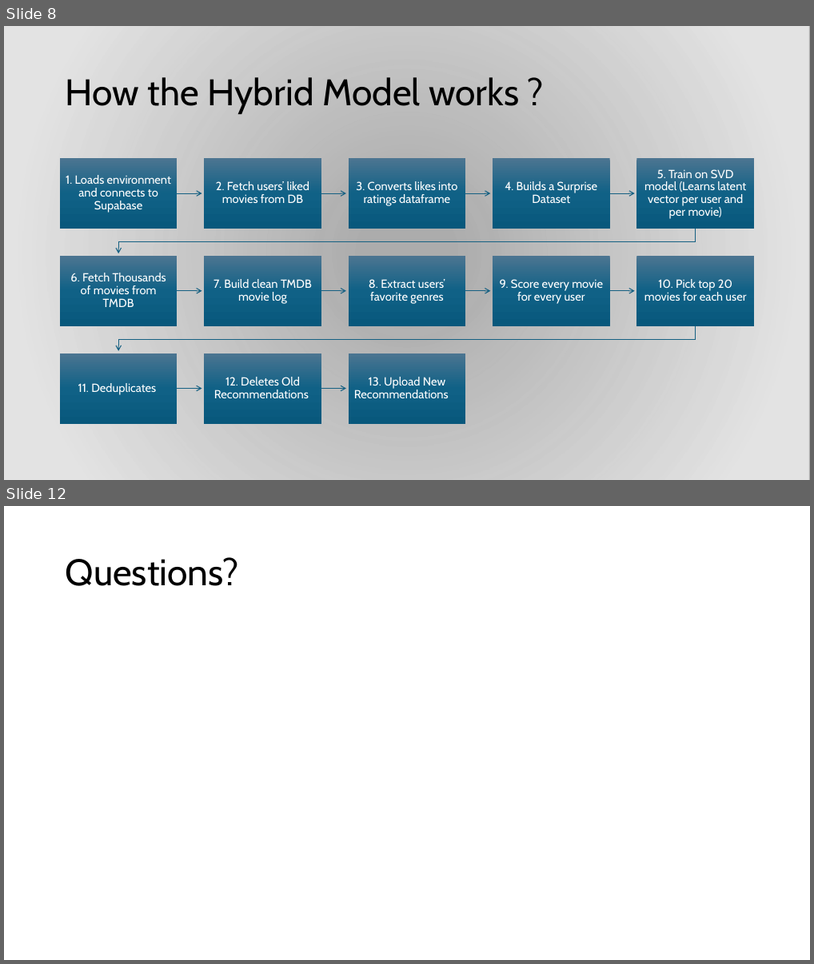
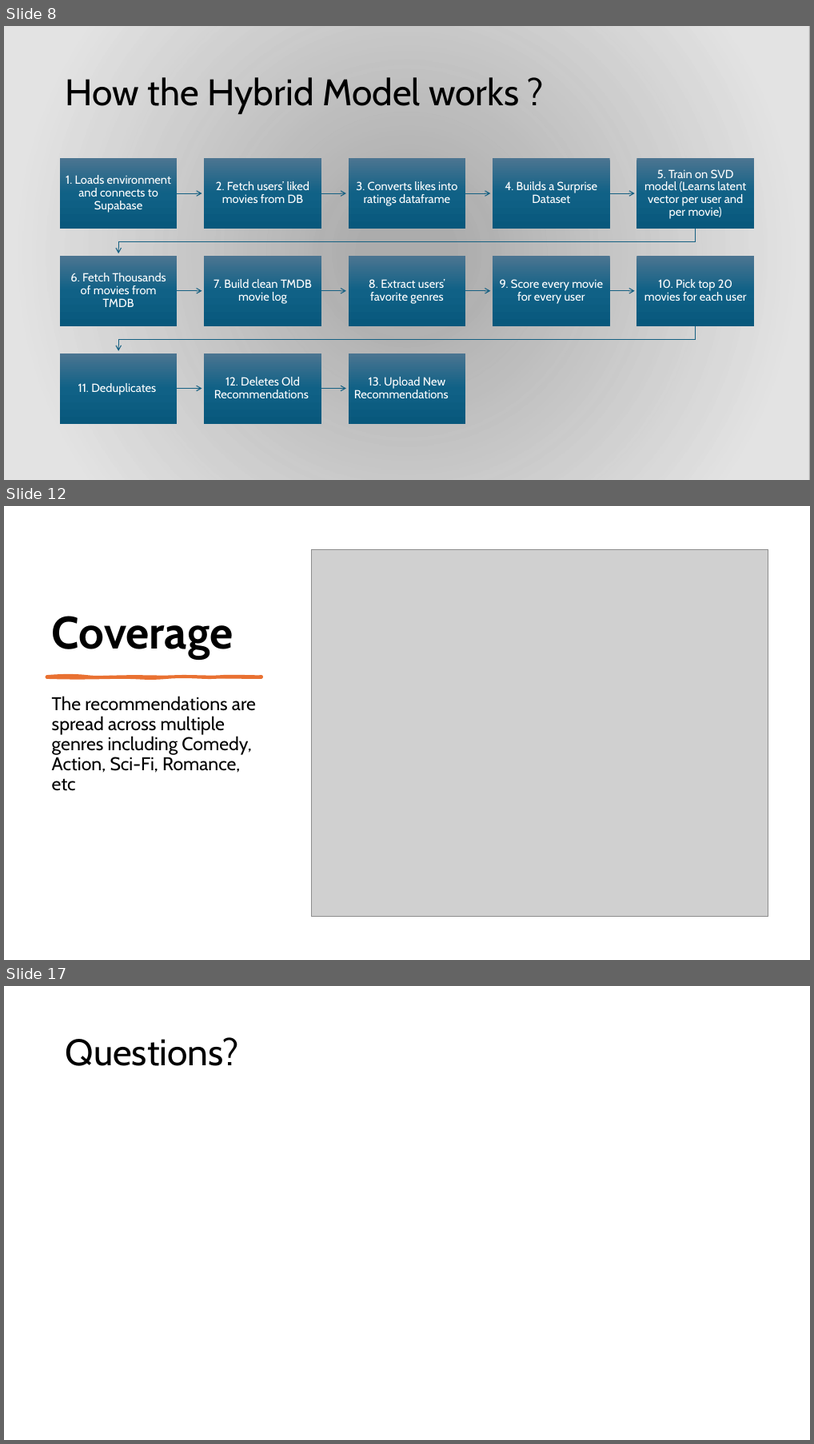
Before and after one commit to RaiiDeNx7/MovieMeter, a slide deck: Documentation/Final Presentation Slides.pptx. Shown one above the other, each under a label of ours: slides 8 and 12 before the commit, slides 8, 12 and 17 after it; the slides between them are not shown. The pictures are 814x964 and 814x1444 pixels, drawn with LibreOffice and Linux fonts; fonts in the diff are those of the drawing; grey boxes stand for pictures; background and template pictures are left out; a plain dark background stands for a picture behind light text. Boxes give left, top, right and bottom in pixels: in the first picture for what was removed or moved away, otherwise in the second. Text is boxed around its words. In the diff, an @@ line names an element or a change of style, - is before the commit and + after.

```diff
--- a/Documentation/Final Presentation Slides.pptx
+++ b/Documentation/Final Presentation Slides.pptx
@@ slide 12 added at (4,506,810,960), background #FFFFFF @@
@@ picture added at (312,549,769,916) @@
@@ title added at (52,616,234,659), 54 pt, text #000000, bold @@
+Coverage
@@ freeform shape added at (46,676,262,677), fill #E97132, outline #E97132 3 pt @@
@@ text added at (52,696,256,791), 22 pt, text #000000 @@
+The recommendations are spread across multiple genres including Comedy, Action, Sci-Fi, Romance, etc
@@ what was slide 12 is now slide 17 @@
```
Also in this commit, not shown: 2 slides changed, 5 other slides added, 1 slide removed, 1 other file.
